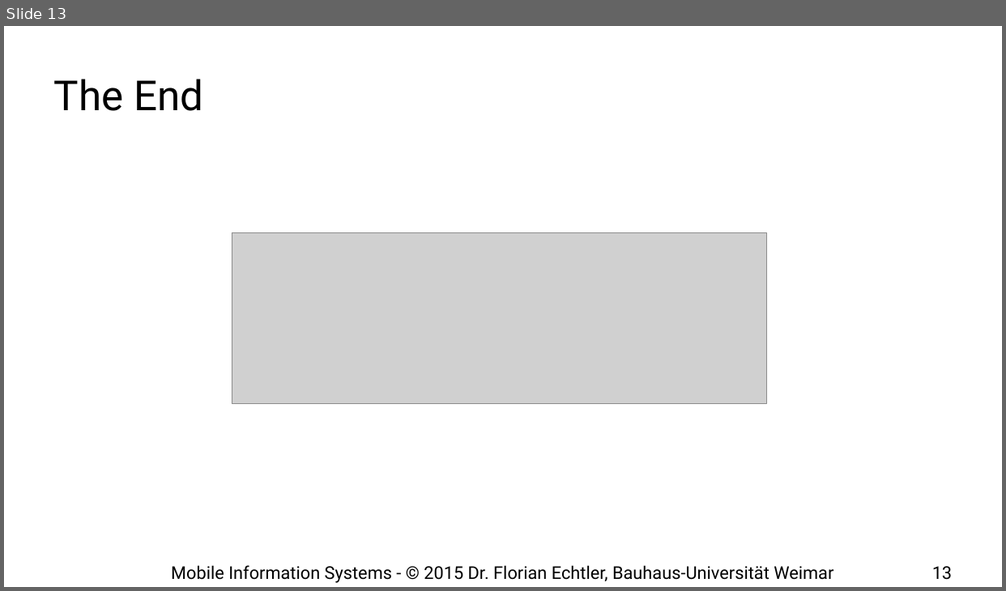
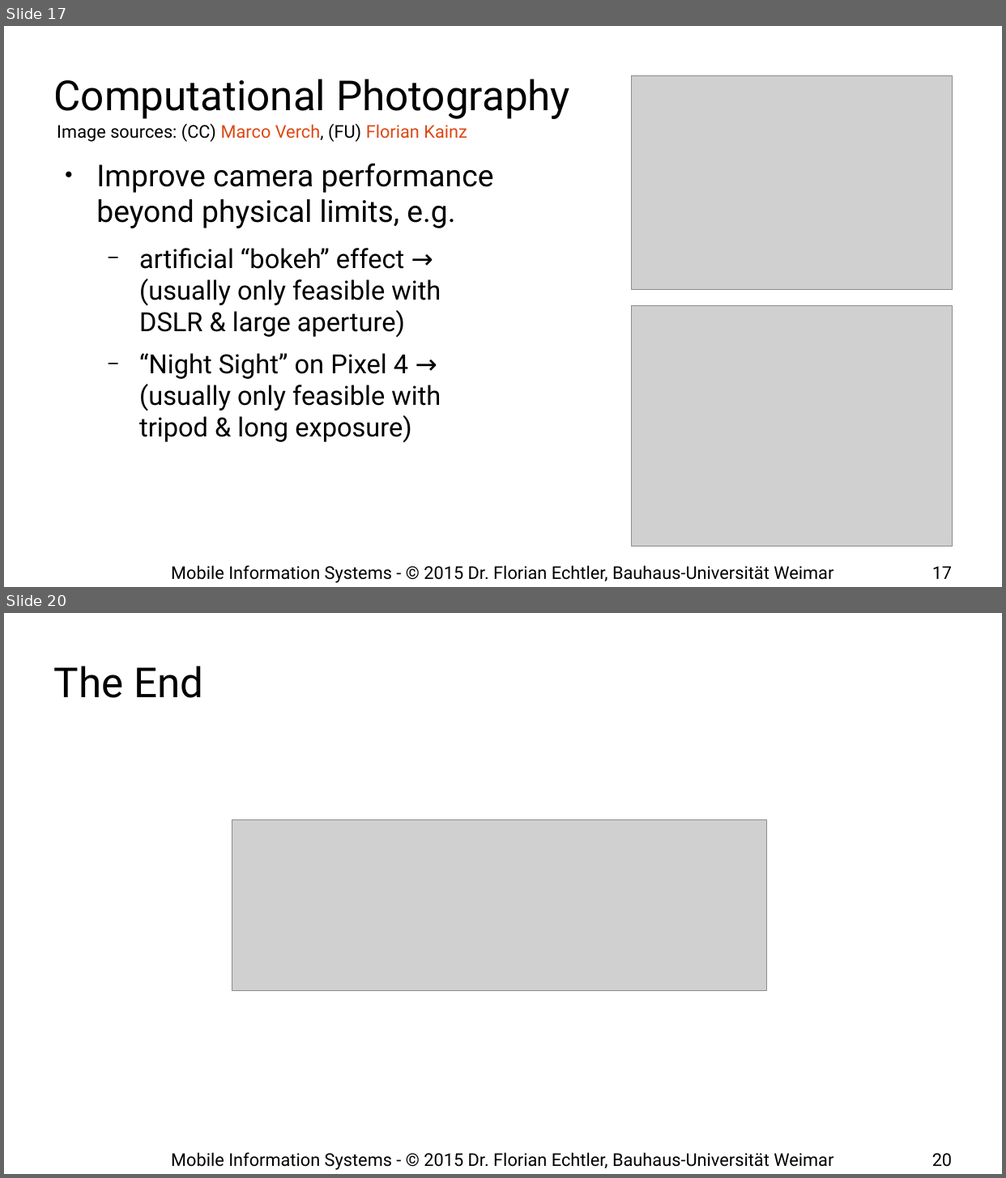
Before and after one commit to floe/mobile-information-systems, a slide deck: 11-case-studies.odp. Shown one above the other, each under a label of ours: slide 13 before the commit, slides 17 and 20 after it; the slides between them are not shown. The pictures are 1006x591 and 1006x1178 pixels, drawn with LibreOffice and Linux fonts; fonts in the diff are those of the drawing; grey boxes stand for pictures; background and template pictures are left out. Boxes give left, top, right and bottom in pixels: in the first picture for what was removed or moved away, otherwise in the second. Text is boxed around its words. In the diff, an @@ line names an element or a change of style, - is before the commit and + after.

```diff
--- a/11-case-studies.odp
+++ b/11-case-studies.odp
@@ slide 17 added at bbox=[4, 26, 1002, 587], background #FFFFFF @@
@@ title added at bbox=[54, 79, 570, 119], 33 pt, text #000000 @@
+Computational Photography
@@ picture added at bbox=[632, 75, 953, 289] @@
@@ text added at bbox=[57, 123, 467, 142], 14 pt, text #000000 @@
+Image sources: (CC) Marco Verch, (FU) Florian Kainz
@@ text added at bbox=[96, 163, 494, 443], 21 pt, text #000000 @@
+● Improve camera performance beyond physical limits, e.g.
+  − artificial “bokeh” effect → (usually only feasible with DSLR & large aperture)
+  − “Night Sight” on Pixel 4 → (usually only feasible with tripod & long exposure)
@@ picture added at bbox=[632, 305, 953, 547] @@
@@ text added at bbox=[171, 565, 833, 583], 14 pt, text #000000 @@
+Mobile Information Systems - © 2015 Dr. Florian Echtler, Bauhaus-Universität Weimar
@@ page number added at bbox=[932, 566, 952, 579], 14 pt, text #000000 @@
+17
@@ what was slide 13 is now slide 20 @@
@@ page number at bbox=[932, 1153, 952, 1167]: text changed @@
-13
+20
```
Also in this commit, not shown: 5 slides changed, 6 other slides added.
